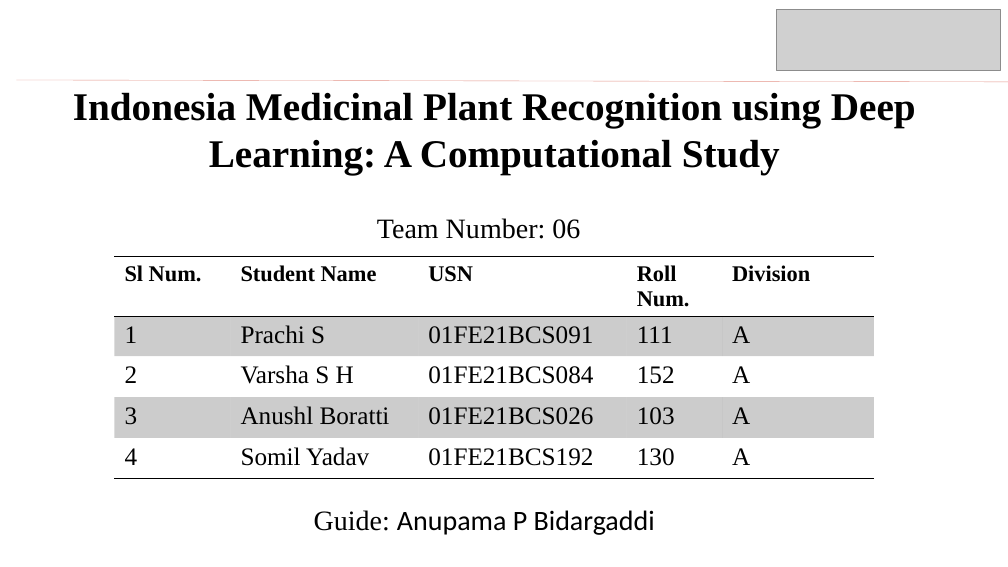
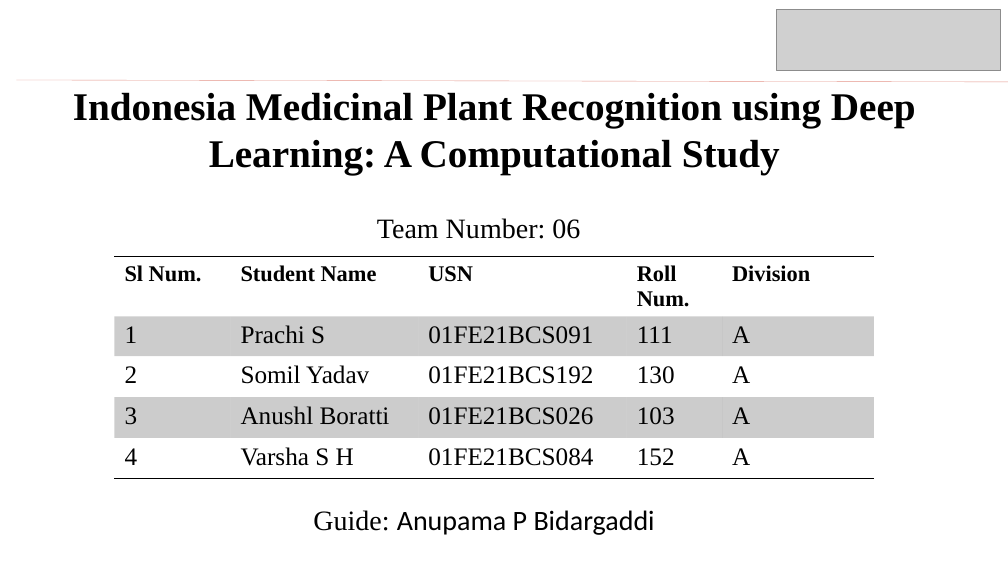
Before and after one commit to somilyadav7/Indonesia-Medicinal-Plant-Recognition, a slide deck: slide 1 of Presentation.pptx. Drawn at 1008x567 pixels with LibreOffice and Linux fonts; fonts in the diff are those of the drawing; grey boxes stand for pictures. Boxes give left, top, right and bottom in pixels: in the first picture for what was removed or moved away, otherwise in the second. Text is boxed around its words. In the diff, an @@ line names an element or a change of style, - is before the commit and + after.

```diff
--- a/Presentation.pptx
+++ b/Presentation.pptx
@@ table at (115,256,875,479) @@
-row 3: 2 | Varsha S H | 01FE21BCS084 | 152 | A
+row 3: 2 | Somil Yadav | 01FE21BCS192 | 130 | A
-row 5: 4 | Somil Yadav | 01FE21BCS192 | 130 | A
+row 5: 4 | Varsha S H | 01FE21BCS084 | 152 | A
@@ borders changed @@
```
Also in this commit, not shown: 1 other slide changed, 3 other files.
